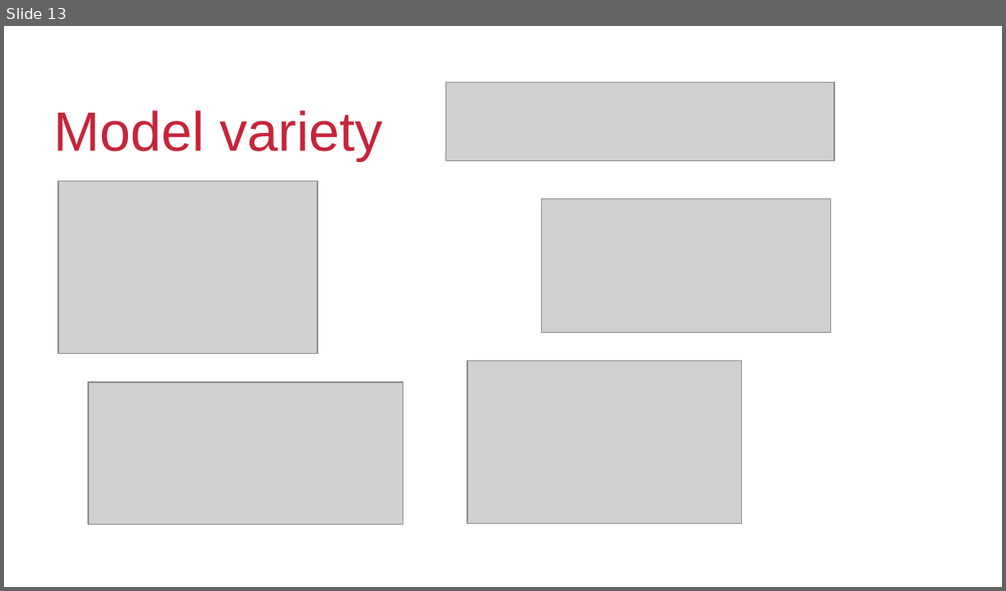
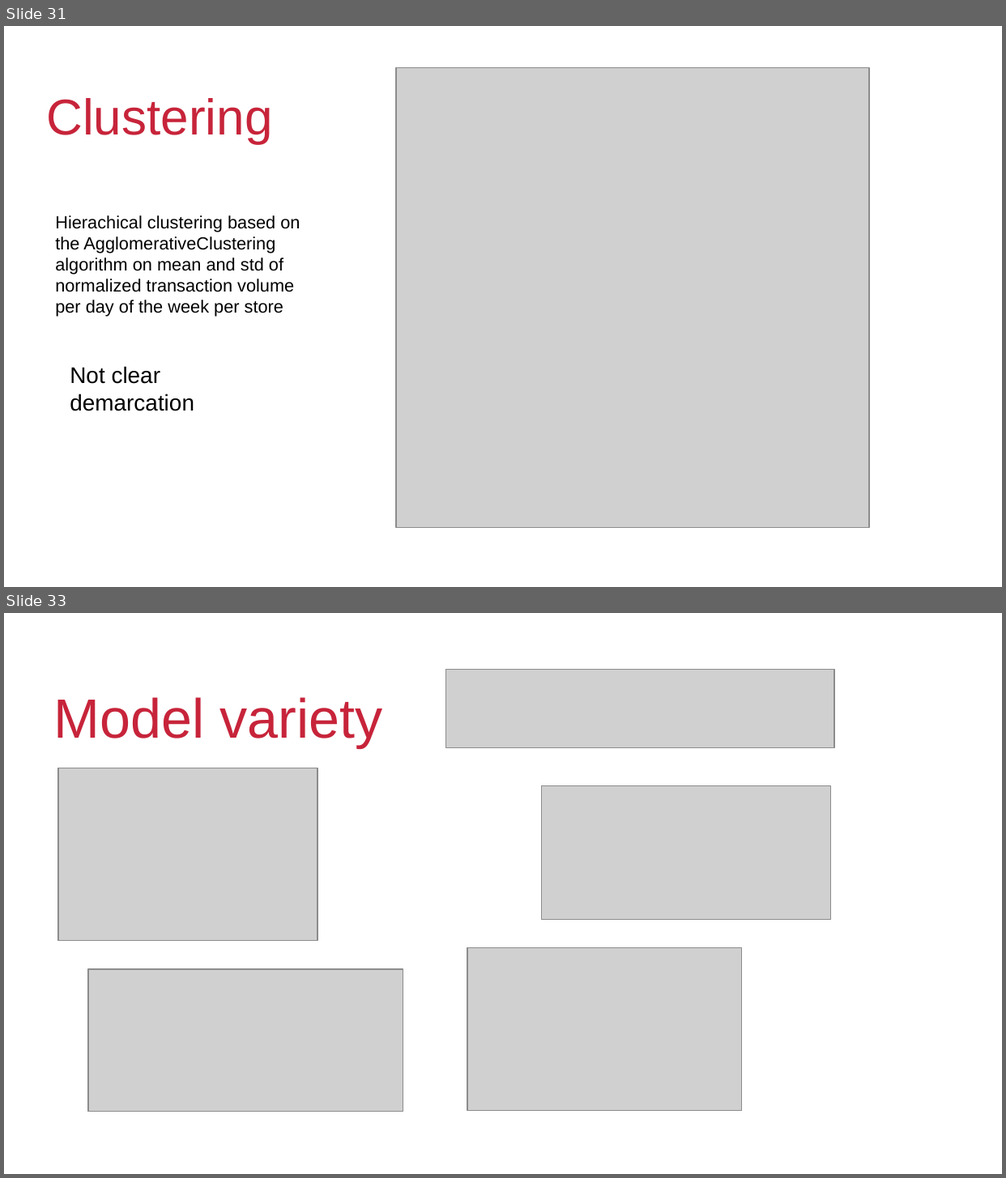
Before and after one commit to kalyanb29/Corporation-Favorita, a slide deck: Analytics.pptx. Shown one above the other, each under a label of ours: slide 13 before the commit, slides 31 and 33 after it; the slides between them are not shown. The pictures are 1006x591 and 1006x1178 pixels, drawn with LibreOffice and Linux fonts; fonts in the diff are those of the drawing; grey boxes stand for pictures; background and template pictures are left out. Boxes give left, top, right and bottom in pixels: in the first picture for what was removed or moved away, otherwise in the second. Text is boxed around its words. In the diff, an @@ line names an element or a change of style, - is before the commit and + after.

```diff
--- a/Analytics.pptx
+++ b/Analytics.pptx
@@ slide 31 added at box(4, 26, 1002, 587), background #FFFFFF; not listed: 1 template element that a slide beside it also shows @@
@@ picture added at box(396, 67, 870, 527) @@
@@ text added at box(46, 98, 272, 143), 40 pt, text #C7243A @@
+Clustering
@@ text added at box(55, 216, 300, 317), 14 pt, text #000000 @@
+Hierachical clustering based on the AgglomerativeClustering algorithm on mean and std of normalized transaction volume per day of the week per store
@@ text added at box(70, 366, 194, 412), 18 pt, text #000000 @@
+Not clear demarcation
@@ what was slide 13 is now slide 33 @@
```
Also in this commit, not shown: 2 slides changed, 23 other slides added, 4 slides removed.
